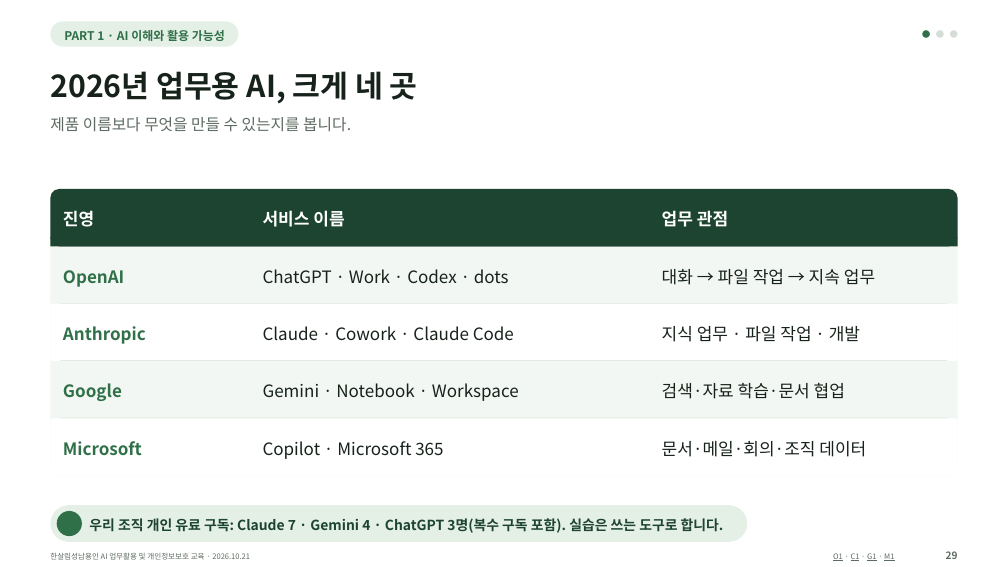
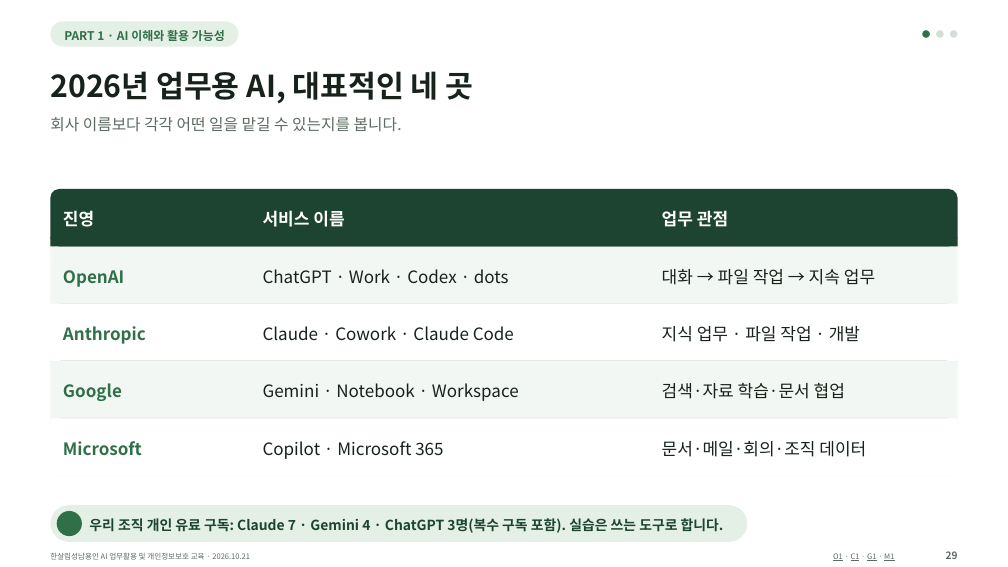
Before and after one commit to kscold/kscold-blog-version-2, a slide deck: slide 29 of apps/web/public/hansalim/files/한살림_AI교육_강의자료.pptx. Drawn at 1008x567 pixels with LibreOffice and Linux fonts; fonts in the diff are those of the drawing; background and template pictures are left out. Boxes give left, top, right and bottom in pixels: in the first picture for what was removed or moved away, otherwise in the second. Text is boxed around its words. In the diff, an @@ line names an element or a change of style, - is before the commit and + after.

Commit message:
feat(frontend): 한살림 자료 페이지를 가볍게 정리하고 글꼴이 든 165장 자료로 갱신함
- 강의 저장소 release 40f770a94545ce85(165장) 자료를 반영함. 실습 ZIP에 글꼴이 들어가 별도 글꼴 카드·버튼을 없애고, 예전 글꼴 ZIP 주소는 호환용으로만 남김
- 제목 아래 굵은 안내 상자를 보통 문장 한 줄로 바꾸고, 실습 자료 받기 버튼·준비 방법 보기·웹에서 강의 보기를 첫 화면에 둠
- 자료 목록을 큰 카드 대신 제목·용도·크기·버튼이 맞춰진 행으로 바꾸고, PPT 글꼴 안내는 접는 도움말로 옮김
- 실습 준비는 Windows를 먼저 보여 주고 Mac으로 바꿀 수 있게 함(방향키 지원). 압축을 푼 폴더 모양과 준비 완료 기준을 함께 보여 줌
- 강사 소개를 아래쪽 짧은 소개로 줄이고, 구역 제목의 영문 꼬리표를 뺌
- 동기화 스크립트가 release_id와 실습 ZIP 속 글꼴·라이선스까지 확인하고, 화면에 숨길 자료는 파일만 두게 함
- 자료 링크에 파일 해시 버전을 붙이고, 주소를 직접 열어도 한글 파일 이름으로 저장되게 Content-Disposition을 넣음
- 첫 화면 버튼 위치·크기, 안내 문장 모양, OS 전환 키보드 조작, 파일 해시·응답 헤더, 슬라이드 장수를 E2E로 확인함

```diff
--- a/apps/web/public/hansalim/files/한살림_AI교육_강의자료.pptx
+++ b/apps/web/public/hansalim/files/한살림_AI교육_강의자료.pptx
@@ text at box(50, 71, 474, 104): text changed @@
-2026년 업무용 AI, 크게 네 곳
+2026년 업무용 AI, 대표적인 네 곳
@@ text at box(50, 117, 402, 131): text changed @@
-제품 이름보다 무엇을 만들 수 있는지를 봅니다.
+회사 이름보다 각각 어떤 일을 맡길 수 있는지를 봅니다.
```
Also in this commit, not shown: 109 other slides changed, 26 slides added, 1 slide removed, 26 other files.
